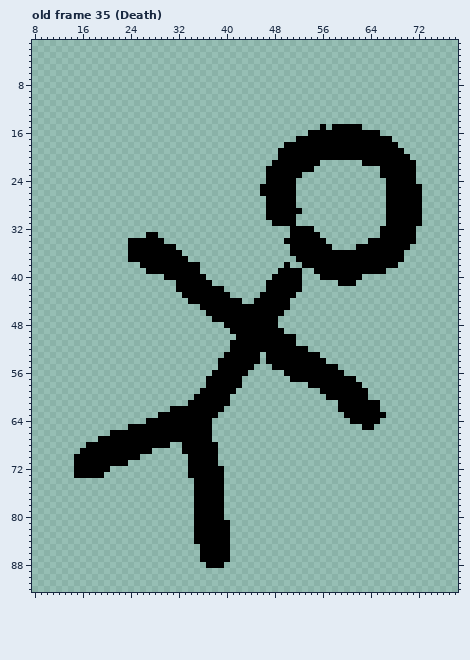
Two versions of one pixel-art file, Assets/StickManSpriteSheet.aseprite. Above: the version before the commit.
96x96 pixels, 46 frames. Shown: old frame 35 (Death): x 8..78, y 1..92. The commit also changed other frames, which this record leaves out.
Once edited:
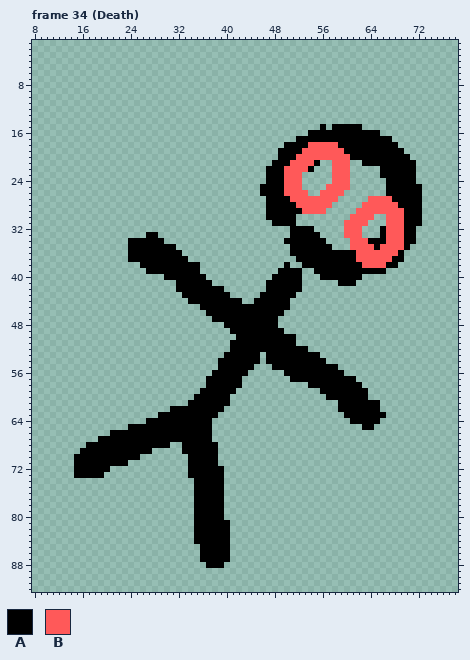
Palette (. is transparent): A #000000  B #ff5959
Edits made:
frames 46 -> 44
--- frame 34 (Death) against old frame 35 (Death)
@@ x 48..71 @@
 17 ....AAAAAAAAAAAAAAAA....
-18 ..AAAAAAAAAAAAAAAAAAA...
-19 .AAAAAAAAAAAAAAAAAAAAA..
-20 .AAAAAAAAAAAAAAAAAAAAAA.
-21 AAAAAAAA.......AAAAAAAAA
-22 AAAAAAA...........AAAAAA
-23 AAAAA.............AAAAAA
-24 AAAA...............AAAAA
-25 AAAA...............AAAAA
-26 AAAA...............AAAAA
-27 AAAA...............AAAAA
-28 AAAA...............AAAAA
-29 AAAAA..............AAAAA
-30 AAAA...............AAAAA
-31 AAAA...............AAAAA
-32 ...AAAA...........AAAAAA
-33 ...AAAAA..........AAAAAA
-34 ..AAAAAAA.......AAAAAAAA
-35 ...AAAAAAA....AAAAAAAAA.
-36 ...AAAAAAAAAAAAAAAAAAA..
-37 ....AAAAAAAAAAAAAAAAAA..
-38 ..A..AAAAAAAAAAAAAAAA...
+18 ..AAAABBBBBAAAAAAAAAA...
+19 .AAAABBBBBBBAAAAAAAAAA..
+20 .AAABBBBBBBBBAAAAAAAAAA.
+21 AAABBBBA..BBB..AAAAAAAAA
+22 AABBBBA...BBB.....AAAAAA
+23 AABBB.....BBB.....AAAAAA
+24 AABBB.....BBB......AAAAA
+25 AABBB....BBBB......AAAAA
+26 AABBBB..BBBB.......AAAAA
+27 AAABBBBBBBB.....BBBBAAAA
+28 AAAABBBBBB.....BBBBBBAAA
+29 AAAAABBBB.....BBBBBBBBAA
+30 AAAA.........BBBB..BBBAA
+31 AAAA........BBBB...BBBAA
+32 ...AAAA.....BBB...ABBBAA
+33 ...AAAAA....BBB...ABBBAA
+34 ..AAAAAAA....BBBAAABBBAA
+35 ...AAAAAAA...BBBBABBBBA.
+36 ...AAAAAAAAAAABBBBBBBA..
+37 ....AAAAAAAAAABBBBBBAA..
+38 ..A..AAAAAAAAAABBBBAA...
 39 .AAAA..AAAAAAAAAAAA.....
Pixel boxes of the changes (left, top, right, bottom) in both pictures:
changed: (284, 142, 404, 268)
